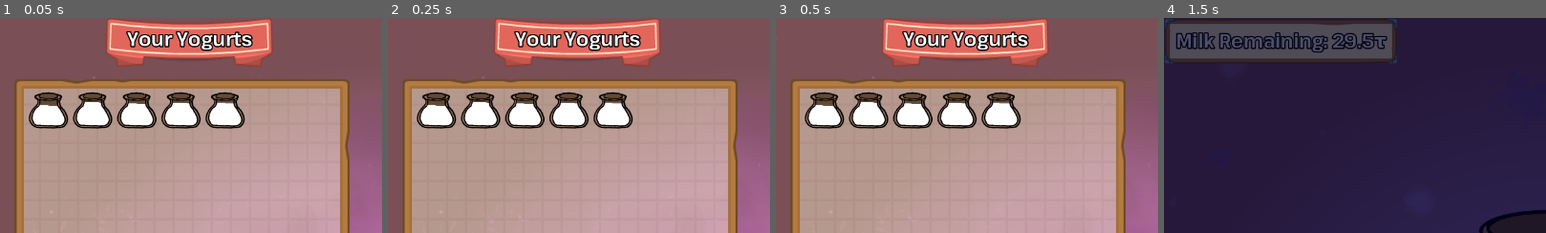
Above: before the commit, frames 1-4 (left to right).
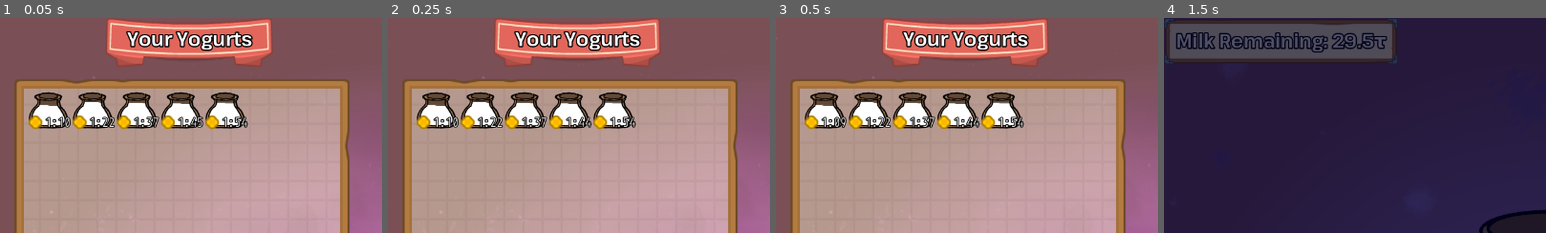
Above: after the commit, the same moments.

Repository: HauntedBees/olympus-mountain-creamery
Game: Godot game, scene res://game_scenes/02_outside/outside.tscn
Same seed, same stepped clock (60 frames per second), same inputs: the game is played once before the commit and once after it. This scene is started directly instead of the project's main scene.
Inputs (mouse positions are % of the whole screen's width and height, from its top left):
- Up to frame 1 (0.05 s): no input
- Up to frame 2 (0.25 s): no input
- Up to frame 3 (0.5 s): no input
- Up to frame 4 (1.5 s): tap Enter at 0.5 s; move the mouse to (72, 45) at 0.52 s; hold Z (button_one) 0.53-1.28 s; click (72, 45) at 0.67 s; move the mouse to (30, 55) at 1.27 s; tap Z (button_one) at 1.35 s; click (30, 55) at 1.42 s
The pictures show only the part of the screen within x 0-50%, y 0-50%; the shares and areas given below are measured in that part.

The runs differ from the first frame. In frame 1, 1.9% of the frame differs, in the area x 7-65%, y 39-52%; in frame 2, 1.9%; in frame 3, 1.9%; in frame 4, nothing differs.

Commit message:
timer for chamber yogurts

Diff:
--- a/game_scenes/02_outside/outside.gd
+++ b/game_scenes/02_outside/outside.gd
@@ -25,6 +25,13 @@
 		Player.data.milk_pot_capacity
 	]
 	var count := 0
+	Player.data.yogurts.sort_custom(func(a: MilkPotData, b: MilkPotData) -> bool:
+		if a.fermentation_time >= MilkPotData.SOUR_LIMIT && b.fermentation_time < MilkPotData.SOUR_LIMIT:
+			return false
+		elif b.fermentation_time >= MilkPotData.SOUR_LIMIT && a.fermentation_time < MilkPotData.SOUR_LIMIT:
+			return true
+		return a.fermentation_time > b.fermentation_time
+	)
 	for y in Player.data.yogurts:
 		count += 1
 		if count > _MAX_YOGURTS_TO_SHOW:
@@ -32,7 +39,7 @@
 			break
 		var c: LilYog = _JAR_SCENE.instantiate()
 		_yogurts_container.add_child(c)
-		c.yog_jar.set_from_info(y)
+		c.bind_jar(y)
 	for idx in _flavors.size():
 		var flavor := _flavors[idx].item
 		var item_count := Player.data.get_item_count(flavor)
--- a/game_scenes/shared_nodes/lil_yog.gd
+++ b/game_scenes/shared_nodes/lil_yog.gd
@@ -1,3 +1,37 @@
 class_name LilYog extends Control
 
+const _SOUR = preload("res://assets/other/kenney/minimap_icon_exclamation_red.png")
+const _WAITING = preload("res://assets/other/kenney/minimap_icon_jewel_yellow.png")
+const _READY = preload("res://assets/other/kenney/minimap_icon_star_red.png")
+
 @onready var yog_jar: YogJar = %YogJar
+@onready var _label: Label = %Label
+@onready var _lil_star: TextureRect = %LilStar
+
+var _milk_pot: MilkPotData
+
+func bind_jar(m: MilkPotData) -> void:
+	yog_jar.set_from_info(m)
+	_label.visible = true
+	_lil_star.visible = true
+	_milk_pot = m
+
+func _process(_delta: float) -> void:
+	if !_milk_pot:
+		return
+	var time := _milk_pot.fermentation_time
+	if time < MilkPotData.SOUPY_LIMIT:
+		_lil_star.texture = _WAITING
+		var time_remaining := MilkPotData.SOUPY_LIMIT - time
+		var minutes := floori(time_remaining / 60.0)
+		var seconds := floori(time_remaining) % 60
+		_label.text = "%d:%02d" % [minutes, seconds]
+	elif time < MilkPotData.SOUR_LIMIT:
+		_lil_star.texture = _READY
+		var time_remaining := MilkPotData.SOUR_LIMIT - time
+		var minutes := floori(time_remaining / 60.0)
+		var seconds := floori(time_remaining) % 60
+		_label.text = "%d:%02d" % [minutes, seconds]
+	else:
+		_lil_star.texture = _SOUR
+		_label.text = ""
--- a/game_scenes/shared_nodes/lil_yog.tscn
+++ b/game_scenes/shared_nodes/lil_yog.tscn
@@ -1,7 +1,14 @@
-[gd_scene load_steps=3 format=3 uid="uid://db3scdbjxvvfs"]
+[gd_scene load_steps=6 format=3 uid="uid://db3scdbjxvvfs"]
 
 [ext_resource type="Script" path="res://game_scenes/shared_nodes/lil_yog.gd" id="1_l3ux7"]
 [ext_resource type="PackedScene" uid="uid://onydyldr07sm" path="res://game_scenes/shared_nodes/yog_jar.tscn" id="1_mdp3w"]
+[ext_resource type="FontFile" uid="uid://bqnmxhr0x5kxm" path="res://assets/other/Monoid-Regular.ttf" id="3_ylnhk"]
+[ext_resource type="Texture2D" uid="uid://cknusnj486xhc" path="res://assets/other/kenney/minimap_icon_star_red.png" id="4_ow7vu"]
+
+[sub_resource type="LabelSettings" id="LabelSettings_mh5ik"]
+font = ExtResource("3_ylnhk")
+outline_size = 6
+outline_color = Color(0, 0, 0, 1)
 
 [node name="LilYog" type="Control"]
 custom_minimum_size = Vector2(70, 60)
@@ -18,3 +25,36 @@
 [node name="YogJar" parent="." instance=ExtResource("1_mdp3w")]
 unique_name_in_owner = true
 scale = Vector2(0.5, 0.5)
+overflowing = false
+
+[node name="Label" type="Label" parent="."]
+unique_name_in_owner = true
+visible = false
+layout_mode = 1
+anchors_preset = 3
+anchor_left = 1.0
+anchor_top = 1.0
+anchor_right = 1.0
+anchor_bottom = 1.0
+offset_left = -43.0
+offset_top = -22.0
+grow_horizontal = 0
+grow_vertical = 0
+text = "2:00"
+label_settings = SubResource("LabelSettings_mh5ik")
+horizontal_alignment = 2
+vertical_alignment = 2
+
+[node name="LilStar" type="TextureRect" parent="."]
+unique_name_in_owner = true
+visible = false
+layout_mode = 1
+anchors_preset = 2
+anchor_top = 1.0
+anchor_bottom = 1.0
+offset_top = -23.0
+offset_right = 24.0
+grow_vertical = 0
+texture = ExtResource("4_ow7vu")
+expand_mode = 1
+stretch_mode = 4
Not shown, added: assets/fresh_meter_center.png.import
Binary file added: assets/other/Monoid-Regular.ttf
Not shown, added: assets/other/Monoid-Regular.ttf.import
Binary file added: assets/other/kenney/minimap_icon_exclamation_red.png
Not shown, added: assets/other/kenney/minimap_icon_exclamation_red.png.import
Binary file added: assets/other/kenney/minimap_icon_jewel_yellow.png
Not shown, added: assets/other/kenney/minimap_icon_jewel_yellow.png.import
Binary file added: assets/other/kenney/minimap_icon_star_red.png
Not shown, added: assets/other/kenney/minimap_icon_star_red.png.import
Not shown, changed: README.md
Not shown, removed: assets/.prep_background2.kra-autosave.kra
Not shown, changed: assets/prep_background2.kra
